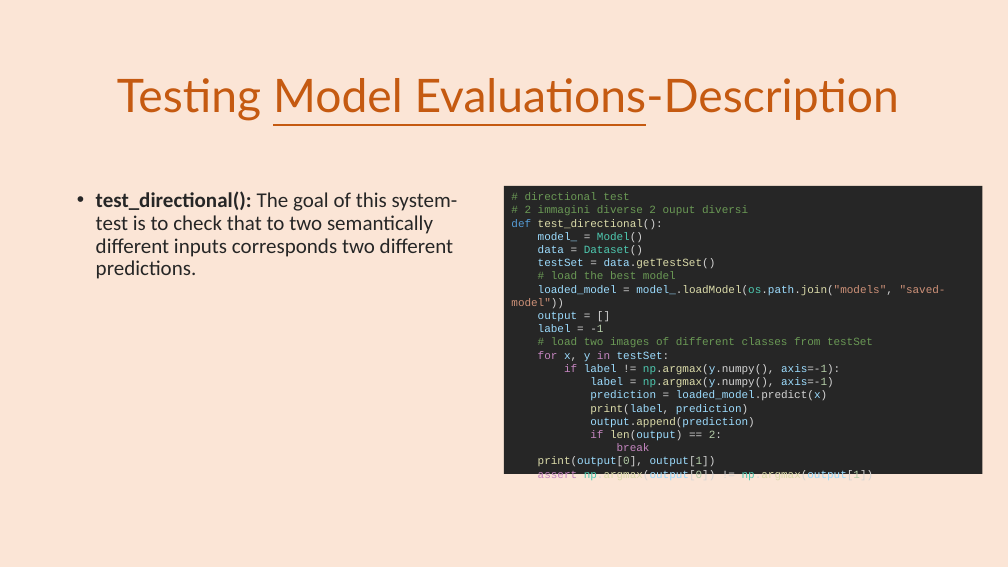
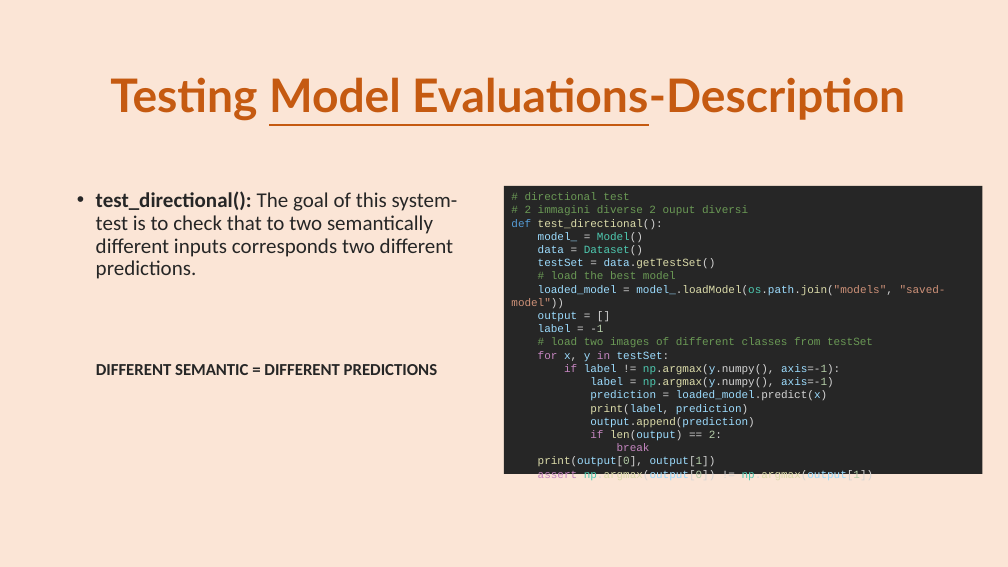
Before and after one commit to se4ai2223-uniba/architectural-style-recognition, a slide deck: slide 19 of docs/ArchiNet Team-Milestone 3.pptx (slide 18 before the commit). Drawn at 1008x567 pixels with LibreOffice and Linux fonts; fonts in the diff are those of the drawing. Boxes give left, top, right and bottom in pixels: in the first picture for what was removed or moved away, otherwise in the second. Text is boxed around its words. In the diff, an @@ line names an element or a change of style, - is before the commit and + after.

```diff
--- a/docs/ArchiNet Team-Milestone 3.pptx
+++ b/docs/ArchiNet Team-Milestone 3.pptx
@@ title "Testing Model Evaluations-Description" at [110,77,905,121]: bold on @@
@@ text at [96,364,437,375]: paragraph added @@
+DIFFERENT SEMANTIC = DIFFERENT PREDICTIONS
```
Also in this commit, not shown: 19 other slides changed, 1 slide added, 1 slide removed.
